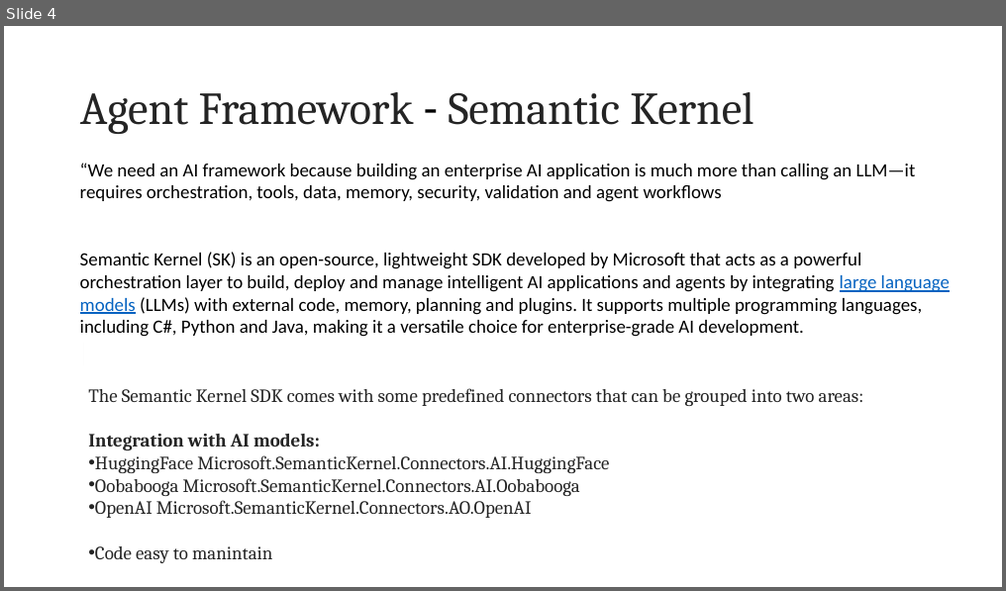
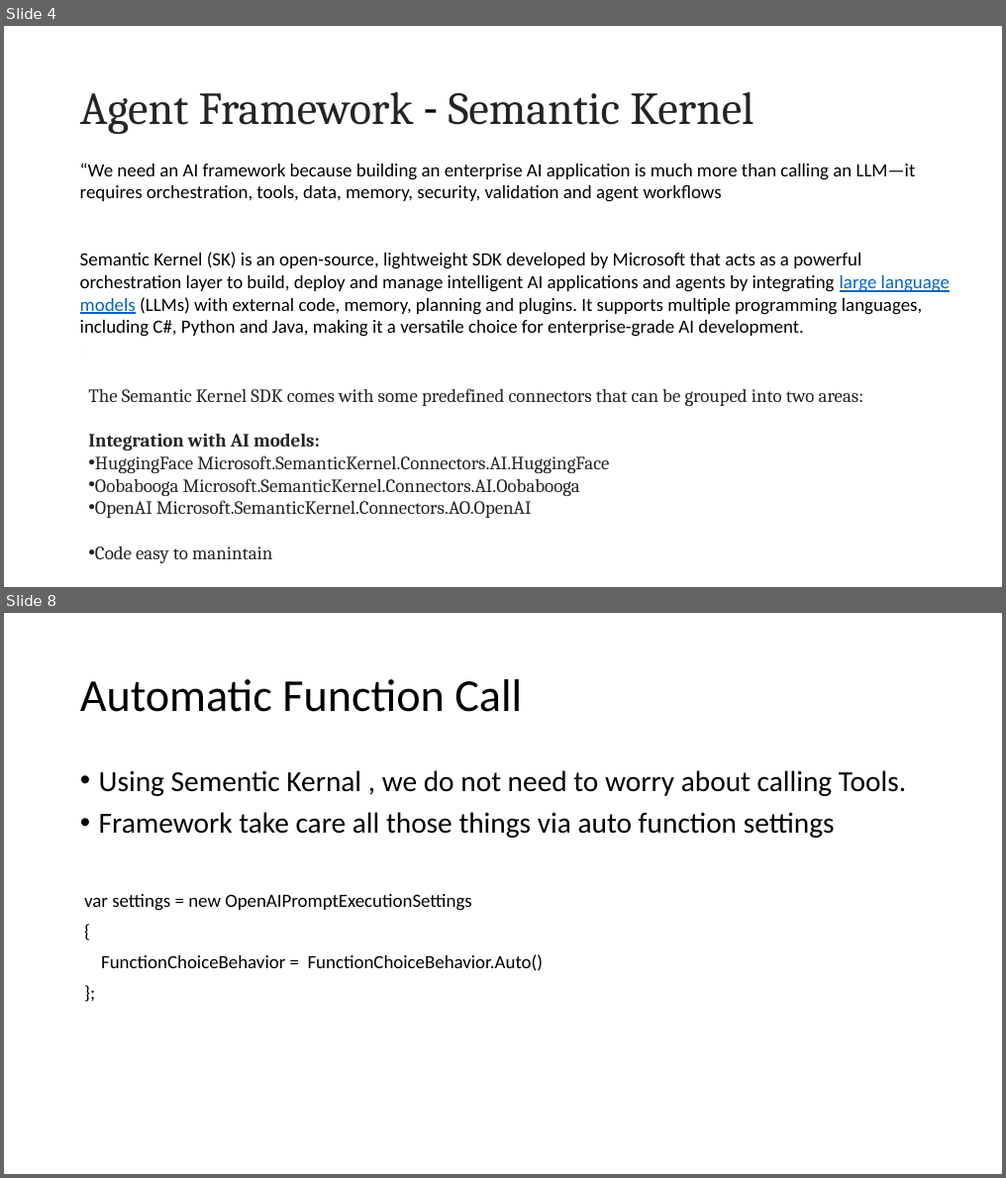
Before and after one commit to deveshomar/EducationAIAgent, a slide deck: Session8/AgentFramework.pptx. Shown one above the other, each under a label of ours: slide 4 before the commit, slides 4 and 8 after it; the slides between them are not shown. The pictures are 1006x591 and 1006x1178 pixels, drawn with LibreOffice and Linux fonts; fonts in the diff are those of the drawing. Boxes give left, top, right and bottom in pixels: in the first picture for what was removed or moved away, otherwise in the second. Text is boxed around its words. In the diff, an @@ line names an element or a change of style, - is before the commit and + after.

```diff
--- a/Session8/AgentFramework.pptx
+++ b/Session8/AgentFramework.pptx
@@ slide 8 added at bbox=[4, 613, 1002, 1174], background #FFFFFF @@
@@ title added at bbox=[80, 679, 522, 712], 44 pt, text #000000 @@
+Automatic Function Call
@@ text added at bbox=[84, 770, 906, 971], 28 pt, text #000000 @@
+• Using Sementic Kernal , we do not need to worry about calling Tools.
+• Framework take care all those things via auto function settings
+var settings = new OpenAIPromptExecutionSettings
+{
+FunctionChoiceBehavior = FunctionChoiceBehavior.Auto()
+};
```
Also in this commit, not shown: 5 other slides added, 20 other files.
